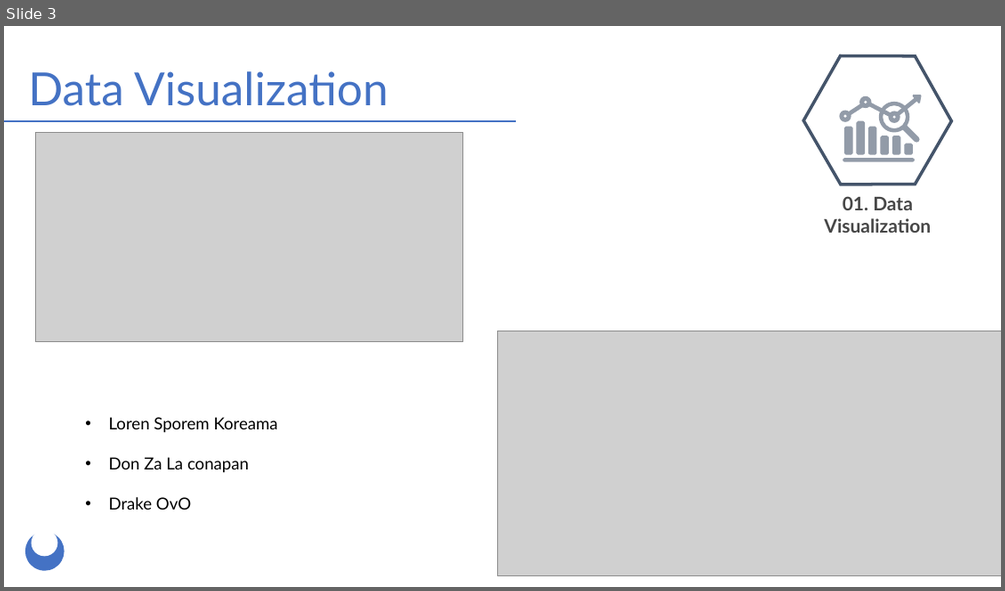
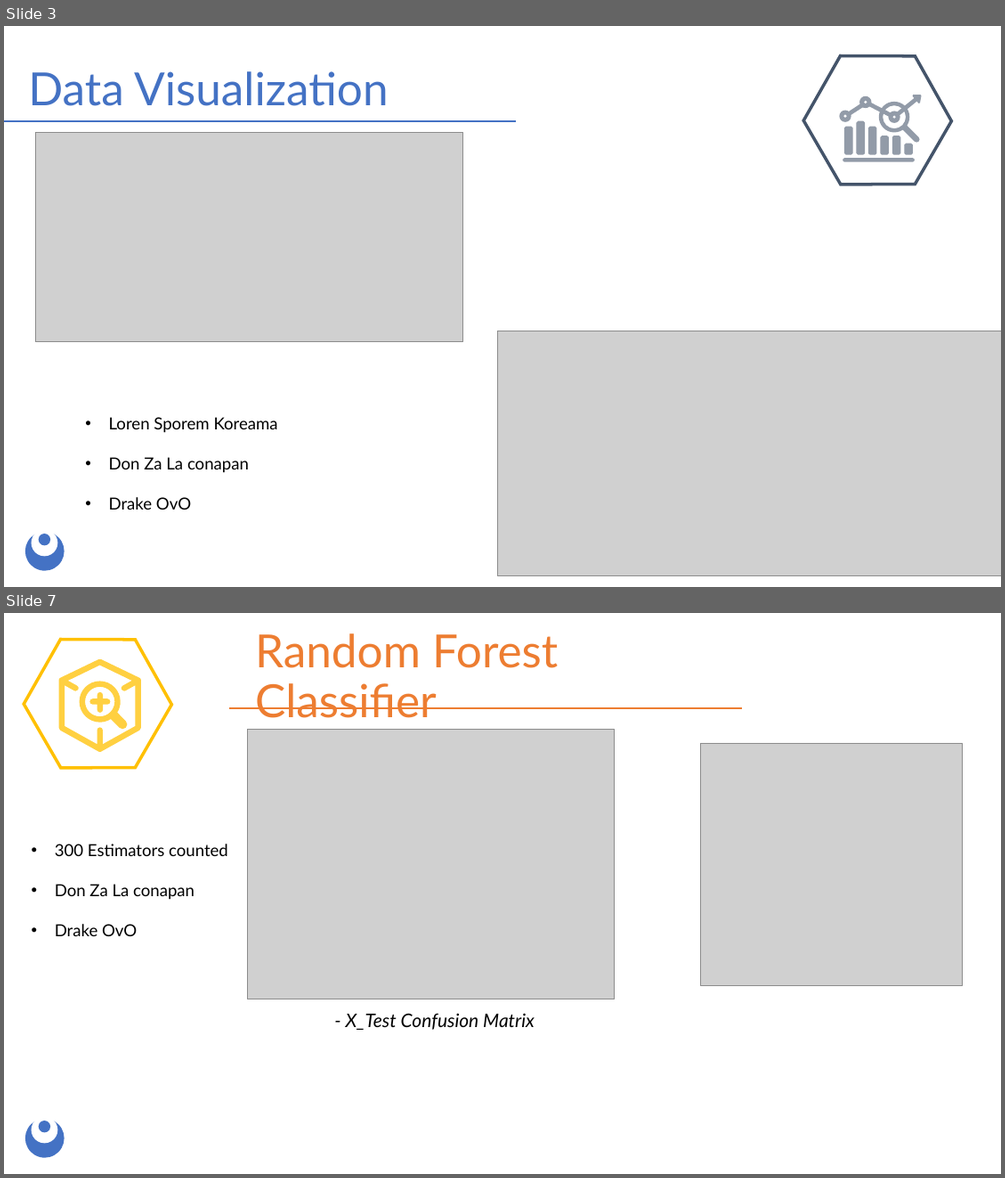
Before and after one commit to KyoldFusion/BreastCancerML, a slide deck: Presentation/MachineLearning.pptx. Shown one above the other, each under a label of ours: slide 3 before the commit, slides 3 and 7 after it; the slides between them are not shown. The pictures are 1005x591 and 1005x1178 pixels, drawn with LibreOffice and Linux fonts; fonts in the diff are those of the drawing; grey boxes stand for pictures. Boxes give left, top, right and bottom in pixels: in the first picture for what was removed or moved away, otherwise in the second. Text is boxed around its words. In the diff, an @@ line names an element or a change of style, - is before the commit and + after.

```diff
--- a/Presentation/MachineLearning.pptx
+++ b/Presentation/MachineLearning.pptx
@@ slide 7 added at (x1=4, y1=613, x2=1001, y2=1174), background #FFFFFF; not listed: 3 template elements that a slide beside it also shows @@
@@ freeform shape added at (x1=24, y1=639, x2=171, y2=768), outline #FFC000 3 pt @@
@@ title added at (x1=255, y1=633, x2=558, y2=718), 44 pt, text #ED7D31 @@
+Random Forest Classifier
@@ freeform shape added at (x1=58, y1=658, x2=141, y2=751), fill #FFD041 @@
@@ freeform shape added at (x1=80, y1=681, x2=128, y2=729), fill #FFD041 @@
@@ freeform shape added at (x1=90, y1=692, x2=110, y2=713), fill #FFD041 @@
@@ line added from (230, 708) to (742, 708), #ED7D31 1.5 pt @@
@@ picture added at (x1=248, y1=729, x2=615, y2=999) @@
@@ picture added at (x1=700, y1=743, x2=963, y2=985) @@
@@ text added at (x1=55, y1=844, x2=228, y2=936), 16 pt, text #000000 @@
+• 300 Estimators counted
+• Don Za La conapan
+• Drake OvO
@@ text added at (x1=346, y1=1013, x2=534, y2=1030), 18 pt, text #000000, italic @@
+- X_Test Confusion Matrix
@@ slide 3 changed as well @@
@@ text removed at (x1=824, y1=196, x2=930, y2=232) @@
-01. Data Visualization
@@ ellipse added at (x1=39, y1=534, x2=50, y2=546), fill #4472C4 @@
```
Also in this commit, not shown: 4 other slides changed, 5 other slides added.
